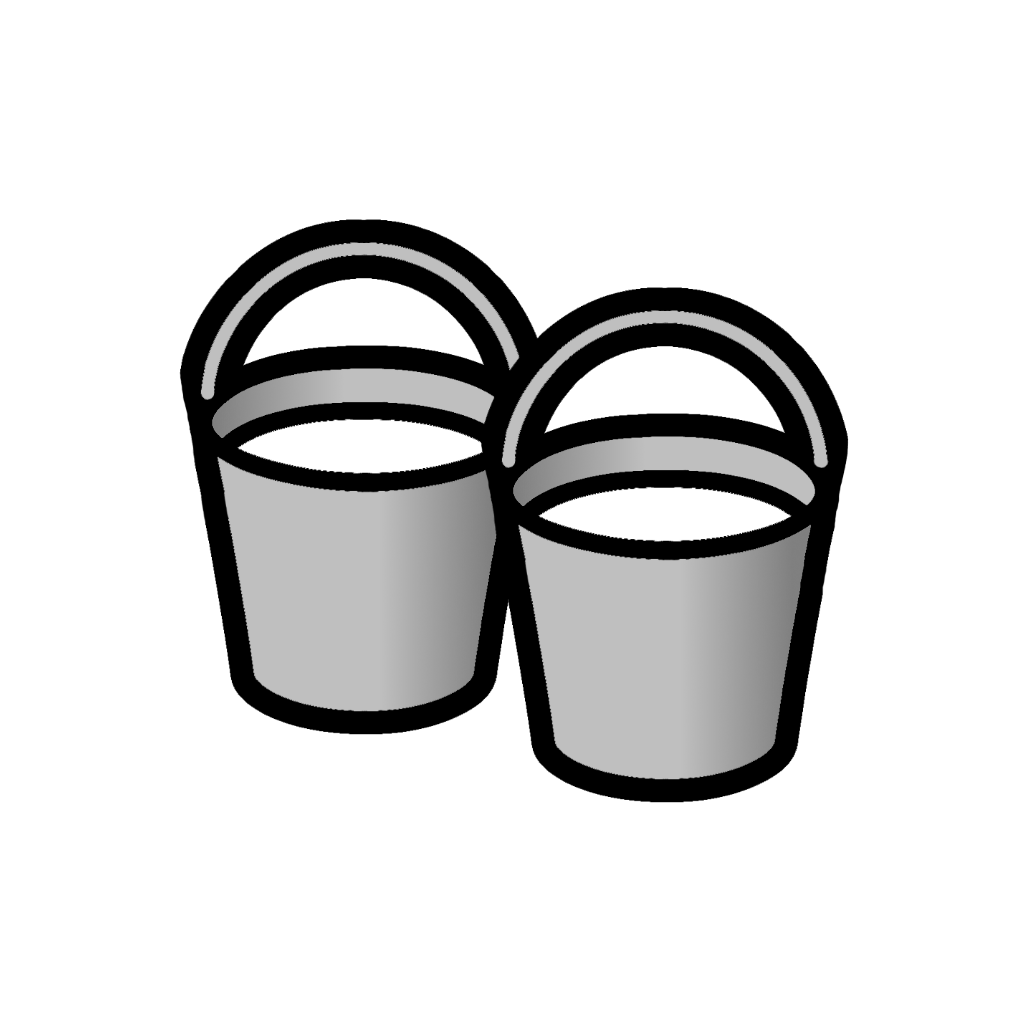
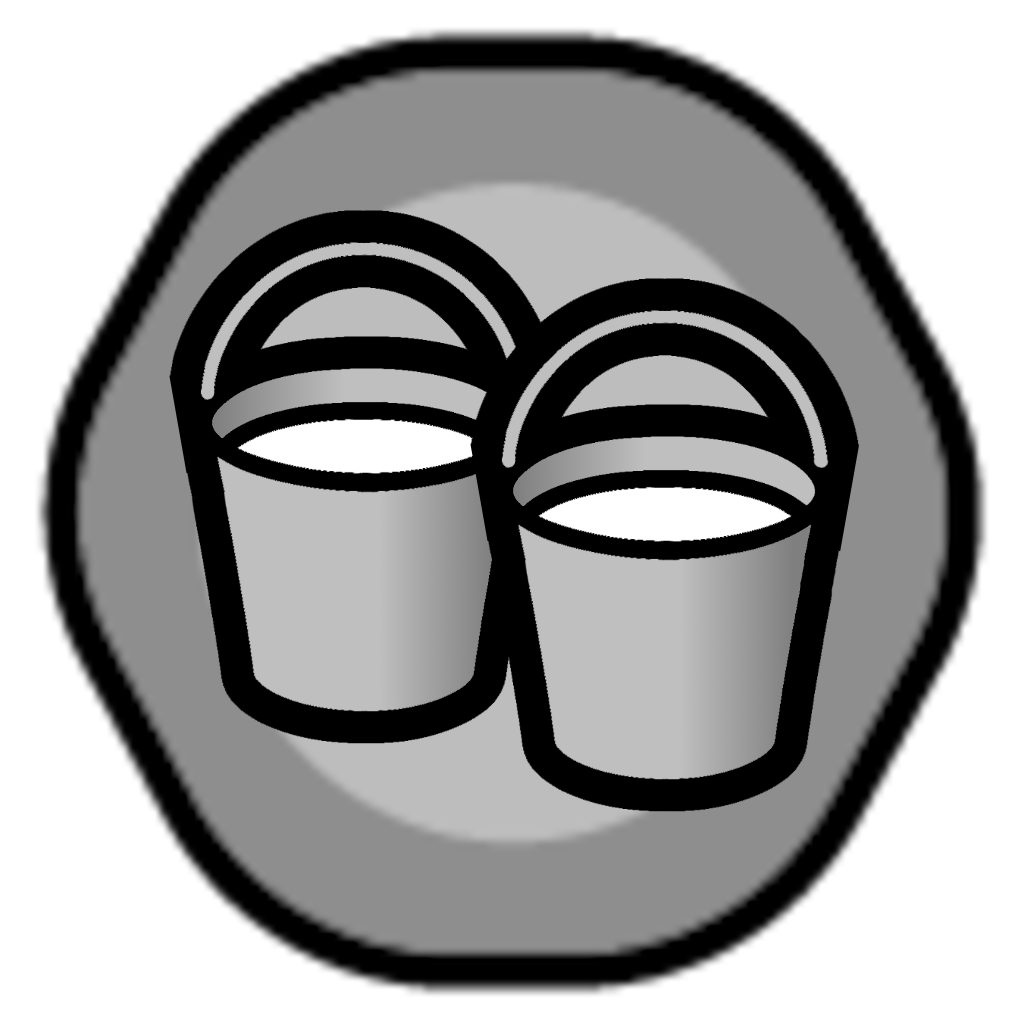
The second 1024 × 1024 image is a revision of the first. Changes to its layers:
painted on "Edge #1" over [470, 278, 859, 812]
painted on "Edge" over [169, 210, 558, 744]
added layer "GeneBackground_Endogene.png copy" above "ChatGPT Image Jun 27, 2025, 04_48_29 PM.png" over [35, 27, 989, 997]
